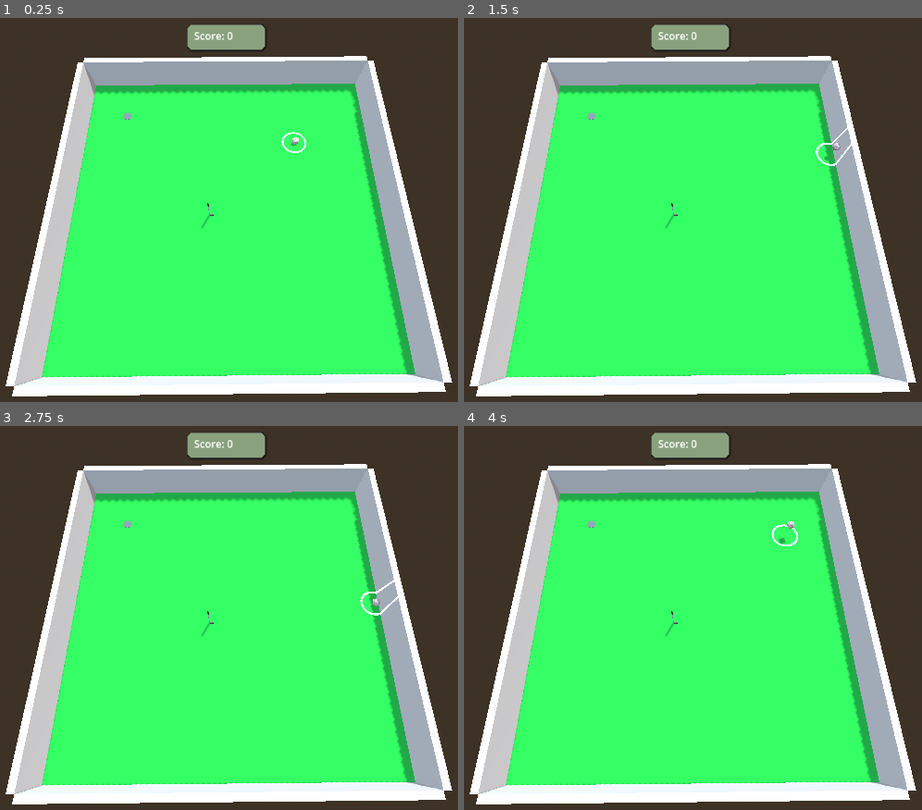
Above: before the commit, frames 1-4 (two rows, left to right).
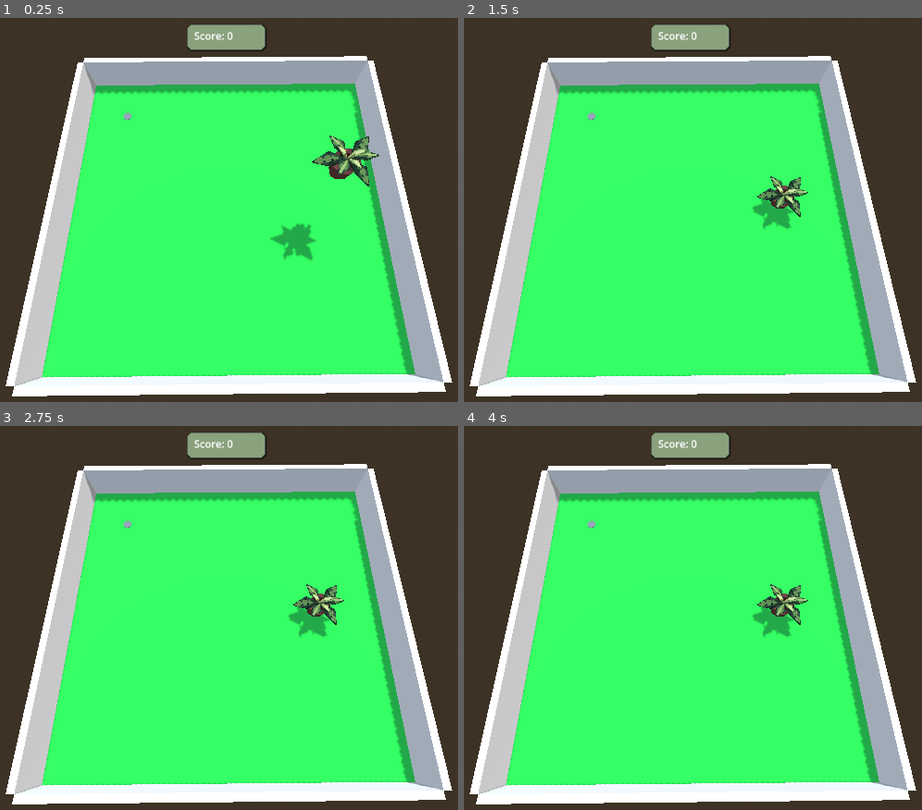
Above: after the commit, the same moments.

Repository: ronincampbell/GDS2Project
Game: Godot game, scene res://maps/test_place_objects.tscn
The game is run twice, just before and just after one commit, with the same random seed, the same clock (stepped at 60 frames per second) and the same inputs. The project has no main scene, so this scene is started directly.
Inputs:
- Up to frame 1 (0.25 s): no input
- Up to frame 2 (1.5 s): tap Enter (ui_accept) at 0.5, 0.6, 0.77, 1.07, 1.35 s; hold Right (ui_right) 0.53-1.28 s; hold Down (ui_down) from 1.28 s (still down)
- Up to frame 3 (2.75 s): tap Enter (ui_accept) at 1.52, 1.82, 2.1 s; release Down (ui_down) at 2.03 s; hold Right (ui_right) from 2.03 s (still down)
- Up to frame 4 (4 s): release Right (ui_right) at 2.78 s; hold Up (ui_up) 2.78-3.53 s; tap Enter (ui_accept) at 2.85, 3.02, 3.32, 3.6, 3.77 s; hold Left (ui_left) from 3.53 s (still down)

The runs differ from the first frame. In frame 1, 1.6% of the frame differs, in the area x 44-83%, y 29-64%; in frame 2, 1.1%; in frame 3, 1.1%; in frame 4, 1.1%.

Commit message:
You can instantiate a flower pot into the test place objects scene
As a player, I want to be able to place props before the game begins so that I can design the course how I want it

Diff:
--- /dev/null
+++ b/Props/prop_plant.tscn
@@ -0,0 +1,25 @@
+[gd_scene load_steps=5 format=3 uid="uid://b0ktesd6kpmw3"]
+
+[ext_resource type="Script" uid="uid://bbcown7sf5h4u" path="res://maps/prop.gd" id="1_o3n5q"]
+[ext_resource type="PackedScene" uid="uid://bc60wvr4fp7ya" path="res://models/prop/pot_plant/prop_plant.gltf" id="2_2bj52"]
+
+[sub_resource type="CylinderShape3D" id="CylinderShape3D_dkmjw"]
+height = 0.615601
+radius = 0.205566
+
+[sub_resource type="CylinderShape3D" id="CylinderShape3D_ihq4b"]
+height = 0.511696
+radius = 0.321289
+
+[node name="PropPlant" type="RigidBody3D"]
+script = ExtResource("1_o3n5q")
+
+[node name="blockbench_export" parent="." instance=ExtResource("2_2bj52")]
+
+[node name="CollisionShape3D" type="CollisionShape3D" parent="."]
+transform = Transform3D(1, 0, 0, 0, 1, 0, 0, 0, 1, 0, 0.245544, 0)
+shape = SubResource("CylinderShape3D_dkmjw")
+
+[node name="CollisionShape3D2" type="CollisionShape3D" parent="."]
+transform = Transform3D(1, 0, 0, 0, 1, 0, 0, 0, 1, 0, 0.493007, 0)
+shape = SubResource("CylinderShape3D_ihq4b")
--- /dev/null
+++ b/maps/prop.gd
@@ -0,0 +1,2 @@
+extends RigidBody3D
+class_name Prop
--- a/maps/test_place_objects.tscn
+++ b/maps/test_place_objects.tscn
@@ -1,9 +1,8 @@
-[gd_scene load_steps=19 format=3 uid="uid://cjc6h1eet1f4p"]
+[gd_scene load_steps=15 format=3 uid="uid://cjc6h1eet1f4p"]
 
-[ext_resource type="Script" uid="uid://bq1l5kvansjop" path="res://scripts/golf_ball.gd" id="1_dkmjw"]
 [ext_resource type="Script" uid="uid://ctif1aiftooxf" path="res://scripts/game_manager.gd" id="1_ihq4b"]
-[ext_resource type="PackedScene" uid="uid://c0ryf1go6lmf7" path="res://models/ball/ball.gltf" id="2_ihq4b"]
-[ext_resource type="PackedScene" uid="uid://dssnjv438vn22" path="res://models/golf_club/golfClub.gltf" id="3_w843g"]
+[ext_resource type="PackedScene" uid="uid://bc60wvr4fp7ya" path="res://models/prop/pot_plant/prop_plant.gltf" id="2_ukxvq"]
+[ext_resource type="Script" uid="uid://cw12fojcrae78" path="res://scripts/Props/prop_preview.gd" id="3_dkmjw"]
 
 [sub_resource type="ProceduralSkyMaterial" id="ProceduralSkyMaterial_pwco0"]
 sky_horizon_color = Color(0.662243, 0.671743, 0.686743, 1)
@@ -33,15 +32,6 @@
 
 [sub_resource type="BoxMesh" id="BoxMesh_p21b5"]
 size = Vector3(10, 1, 0.2)
-
-[sub_resource type="SphereShape3D" id="SphereShape3D_bdpbv"]
-radius = 0.13
-
-[sub_resource type="BoxShape3D" id="BoxShape3D_fn2sa"]
-size = Vector3(0.150024, 0.0774536, 0.029541)
-
-[sub_resource type="BoxShape3D" id="BoxShape3D_57l66"]
-size = Vector3(0.0316162, 0.931752, 0.03125)
 
 [sub_resource type="CylinderMesh" id="CylinderMesh_w843g"]
 top_radius = 0.15
@@ -116,67 +106,6 @@
 material_override = SubResource("StandardMaterial3D_pwco0")
 mesh = SubResource("BoxMesh_p21b5")
 
-[node name="GolfBall" type="RigidBody3D" parent="."]
-transform = Transform3D(1, 0, 0, 0, 1, 0, 0, 0, 1, 2.41401, 0.667923, -2.318)
-can_sleep = false
-angular_damp = 3.0
-script = ExtResource("1_dkmjw")
-
-[node name="blockbench_export" parent="GolfBall" instance=ExtResource("2_ihq4b")]
-transform = Transform3D(2, 0, 0, 0, 2, 0, 0, 0, 2, 0, 0, 0)
-
-[node name="CollisionShape3D" type="CollisionShape3D" parent="GolfBall"]
-shape = SubResource("SphereShape3D_bdpbv")
-
-[node name="RemoteTransform3D" type="RemoteTransform3D" parent="GolfBall"]
-remote_path = NodePath("../NoRotatePivot")
-update_rotation = false
-update_scale = false
-
-[node name="NoRotatePivot" type="Node3D" parent="GolfBall"]
-transform = Transform3D(1, 0, 0, 0, 1, 0, 0, 0, 1, 2.41401, 0.667923, -2.318)
-top_level = true
-
-[node name="SpotLight3D" type="SpotLight3D" parent="GolfBall/NoRotatePivot"]
-transform = Transform3D(1, 0, 0, 0, -4.37114e-08, 1, 0, -1, -4.37114e-08, -0.0125139, 4.0503, -0.0223432)
-light_energy = 50.0
-light_indirect_energy = 0.0
-light_specular = 0.0
-distance_fade_begin = 3.0
-distance_fade_length = 2.0
-spot_range = 10.0
-spot_angle = 6.0
-spot_angle_attenuation = 0.000211122
-
-[node name="SpotLight3D2" type="SpotLight3D" parent="GolfBall/NoRotatePivot"]
-transform = Transform3D(1, 0, 0, 0, -4.37114e-08, 1, 0, -1, -4.37114e-08, -0.0125139, 4.0503, -0.0223432)
-light_energy = 50.0
-light_indirect_energy = 0.0
-light_negative = true
-light_specular = 0.0
-distance_fade_begin = 3.0
-distance_fade_length = 2.0
-spot_range = 10.0
-spot_angle = 5.0
-spot_angle_attenuation = 0.000211122
-
-[node name="GolfClub" type="RigidBody3D" parent="."]
-transform = Transform3D(1, 0, 0, 0, 1, 0, 0, 0, 1, -0.560061, 0.576572, 0.41229)
-axis_lock_linear_y = true
-axis_lock_angular_x = true
-axis_lock_angular_y = true
-axis_lock_angular_z = true
-
-[node name="blockbench_export2" parent="GolfClub" instance=ExtResource("3_w843g")]
-
-[node name="CollisionShape3D" type="CollisionShape3D" parent="GolfClub"]
-transform = Transform3D(1, 0, 0, 0, 1, 0, 0, 0, 1, 0.0623169, -0.025238, 0)
-shape = SubResource("BoxShape3D_fn2sa")
-
-[node name="CollisionShape3D2" type="CollisionShape3D" parent="GolfClub"]
-transform = Transform3D(1, 0, 0, 0, 1, 0, 0, 0, 1, 4.57764e-05, 0.477915, 0)
-shape = SubResource("BoxShape3D_57l66")
-
 [node name="Camera3D" type="Camera3D" parent="."]
 transform = Transform3D(0.999962, 0.00822742, -0.00279283, 0, 0.321439, 0.94693, 0.00868852, -0.946894, 0.321427, -0.0595335, 8.65543, 3.52912)
 
@@ -190,4 +119,13 @@
 [node name="CollisionShape3D" type="CollisionShape3D" parent="GolfHole/Area3D"]
 shape = SubResource("CylinderShape3D_q6jtx")
 
+[node name="PropPlantPreview" parent="." node_paths=PackedStringArray("downward_raycasts") instance=ExtResource("2_ukxvq")]
+transform = Transform3D(1, 0, 0, 0, 1, 0, 0, 0, 1, 2.84676, 3.26764, 0)
+script = ExtResource("3_dkmjw")
+downward_raycasts = [NodePath("RayCast3D")]
+
+[node name="RayCast3D" type="RayCast3D" parent="PropPlantPreview"]
+transform = Transform3D(1, 0, 0, 0, 1, 0, 0, 0, 1, 0, -0.152504, 0)
+target_position = Vector3(0, -0.2, 0)
+
 [connection signal="body_entered" from="GolfHole/Area3D" to="." method="_on_golf_hole_entered"]
--- /dev/null
+++ b/scripts/Props/prop_preview.gd
@@ -0,0 +1,26 @@
+extends Node3D
+
+@export var downward_raycasts: Array[RayCast3D]
+var prop: PackedScene = preload("res://Props/prop_plant.tscn")
+
+const speed : float = 0.05
+
+func _physics_process(delta: float) -> void:
+	if !downward_raycasts.is_empty():
+		var touching_ground = false
+
+		for ray in downward_raycasts:
+			if ray.is_colliding():
+				touching_ground = true
+
+		if !touching_ground:
+			global_position += Vector3(0, -speed, 0)
+
+	if Input.is_action_just_pressed("ui_accept"):
+		var new_prop = prop.instantiate()
+		new_prop.position = position
+		new_prop.rotation = rotation
+		print_debug(new_prop)
+		print_debug(new_prop.position)
+		get_parent().add_child(new_prop)
+		queue_free()
Not shown, added: maps/prop.gd.uid
Not shown, added: scripts/Props/prop_preview.gd.uid
